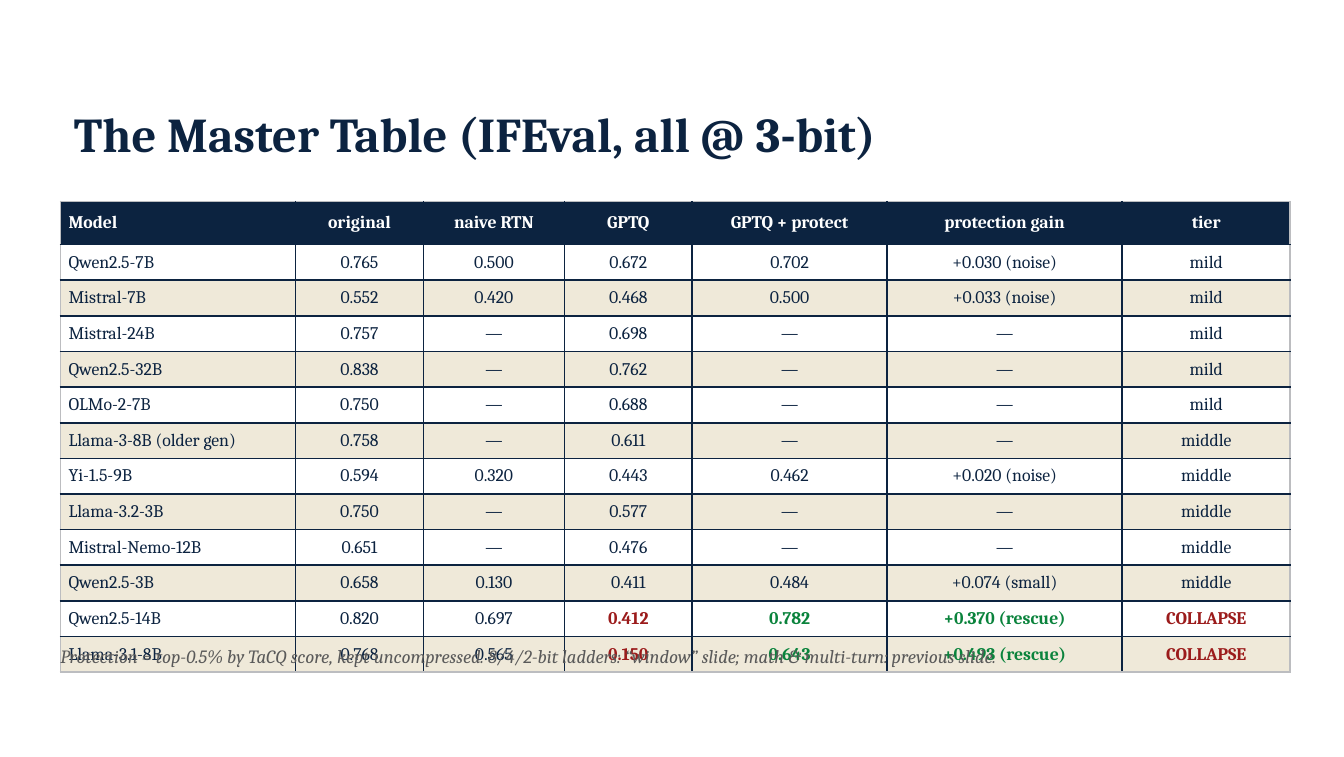
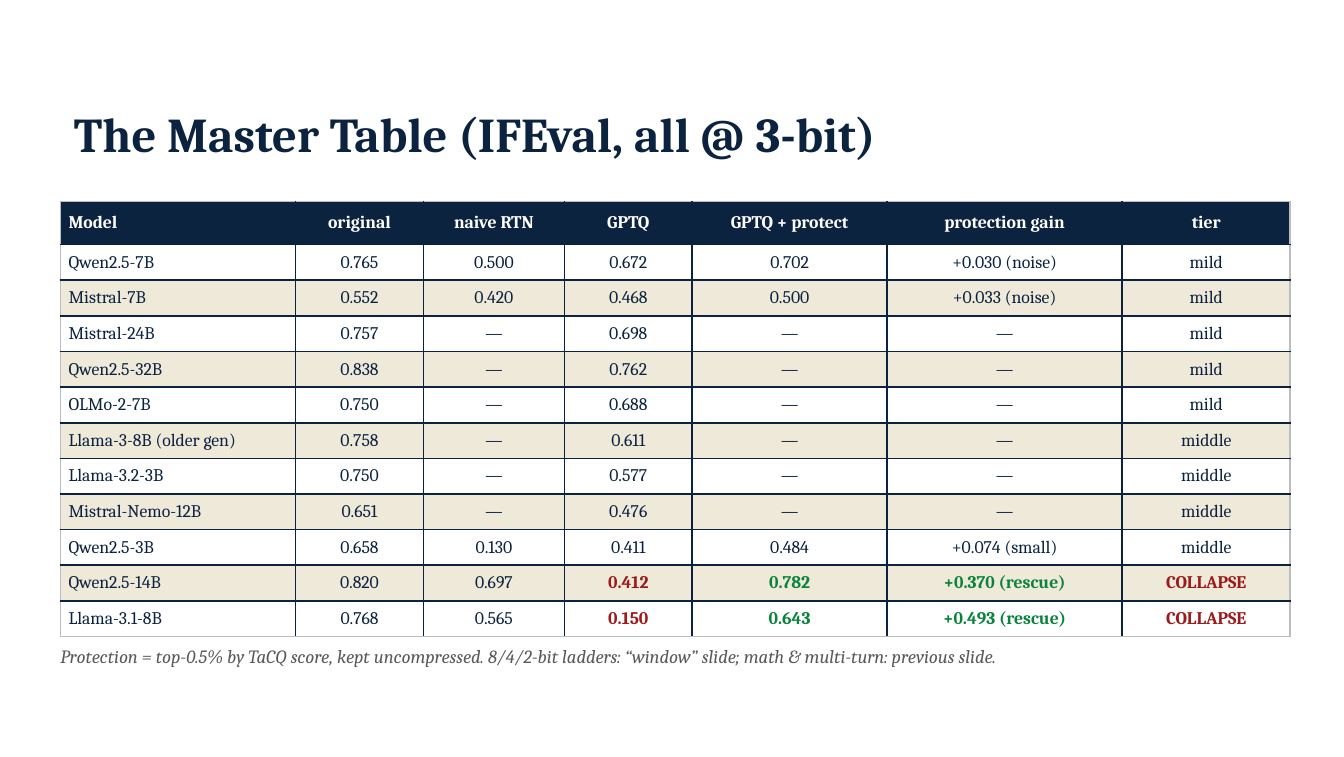
Before and after one commit to JiahaoZheng24/Instruction-Following-Attention-Head-Sensitive, a slide deck: slide 18 of paper/IFH_advisor_update_2026-09-03.pptx. Drawn at 1344x757 pixels with LibreOffice and Linux fonts; fonts in the diff are those of the drawing; background and template pictures are left out. Boxes give left, top, right and bottom in pixels: in the first picture for what was removed or moved away, otherwise in the second. Text is boxed around its words. In the diff, an @@ line names an element or a change of style, - is before the commit and + after.

```diff
--- a/paper/IFH_advisor_update_2026-09-03.pptx
+++ b/paper/IFH_advisor_update_2026-09-03.pptx
@@ table at bbox=[60, 202, 1290, 636] @@
-row 8: Yi-1.5-9B | 0.594 | 0.320 | 0.443 | 0.462 | +0.020 (noise) | middle
```
Also in this commit, not shown: 4 other slides changed, 1 other file.
